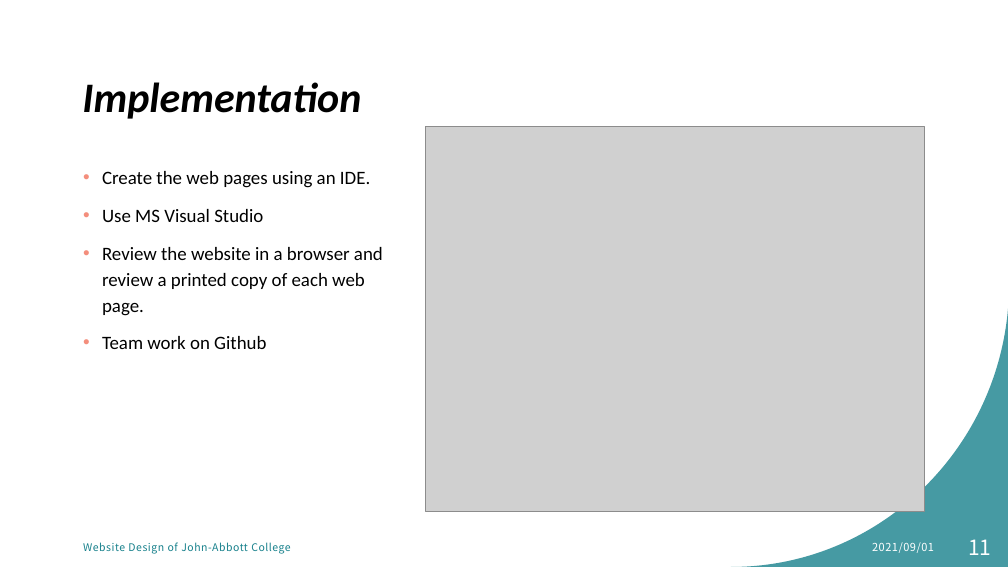
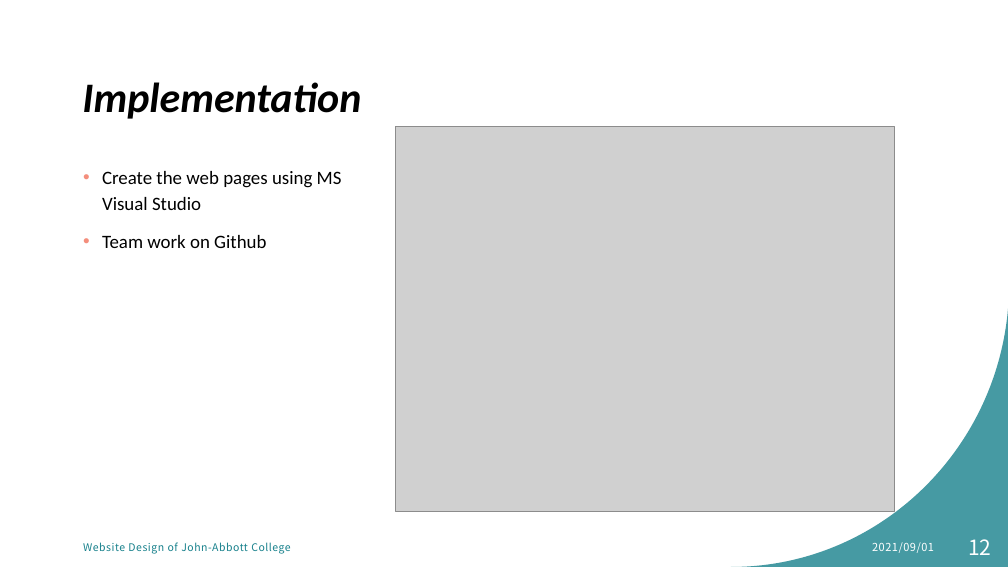
Before and after one commit to MikentGuo/Project_Tour, a slide deck: slide 12 of docs/Website Design for tourist attraction.pptx (slide 11 before the commit). Drawn at 1008x567 pixels with LibreOffice and Linux fonts; fonts in the diff are those of the drawing; grey boxes stand for pictures. Boxes give left, top, right and bottom in pixels: in the first picture for what was removed or moved away, otherwise in the second. Text is boxed around its words. In the diff, an @@ line names an element or a change of style, - is before the commit and + after.

```diff
--- a/docs/Website Design for tourist attraction.pptx
+++ b/docs/Website Design for tourist attraction.pptx
@@ picture: place and size @@
-picture at (425, 127, 924, 511)
+picture at (395, 127, 895, 511)
@@ text at (102, 171, 342, 210): text changed @@
-• Create the web pages using an IDE.
-• Use MS Visual Studio
-• Review the website in a browser and review a printed copy of each web page.
+• Create the web pages using MS Visual Studio
@@ page number at (968, 539, 991, 555): text changed @@
-11
+12
```
Also in this commit, not shown: 5 other slides changed, 1 slide added.
